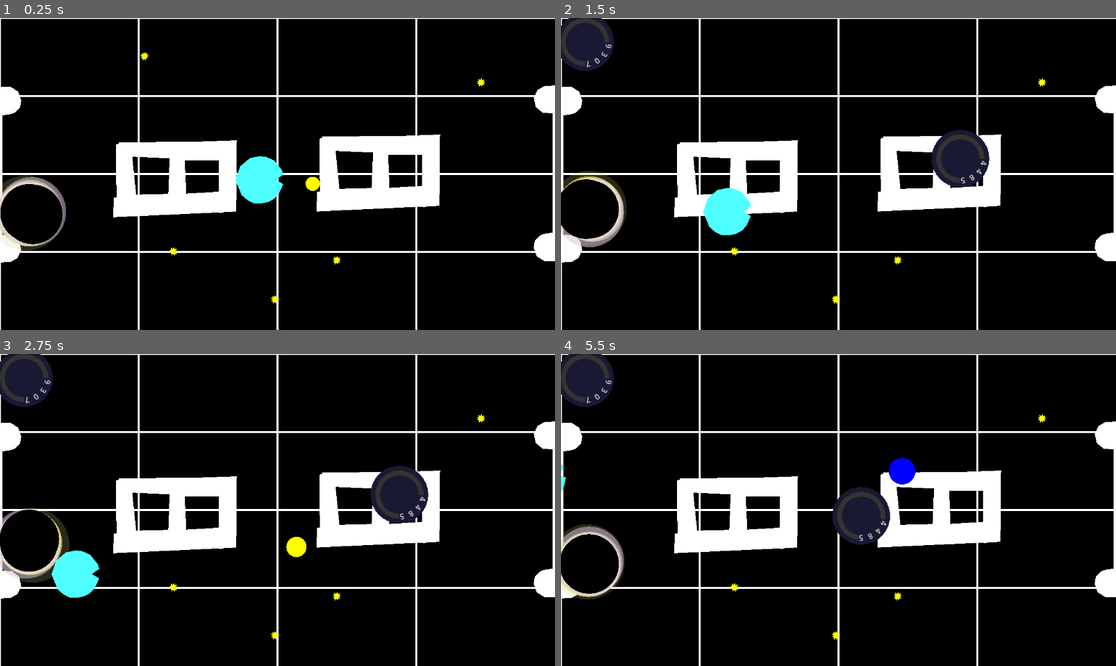
Above: before the commit, frames 1-4 (two rows, left to right).
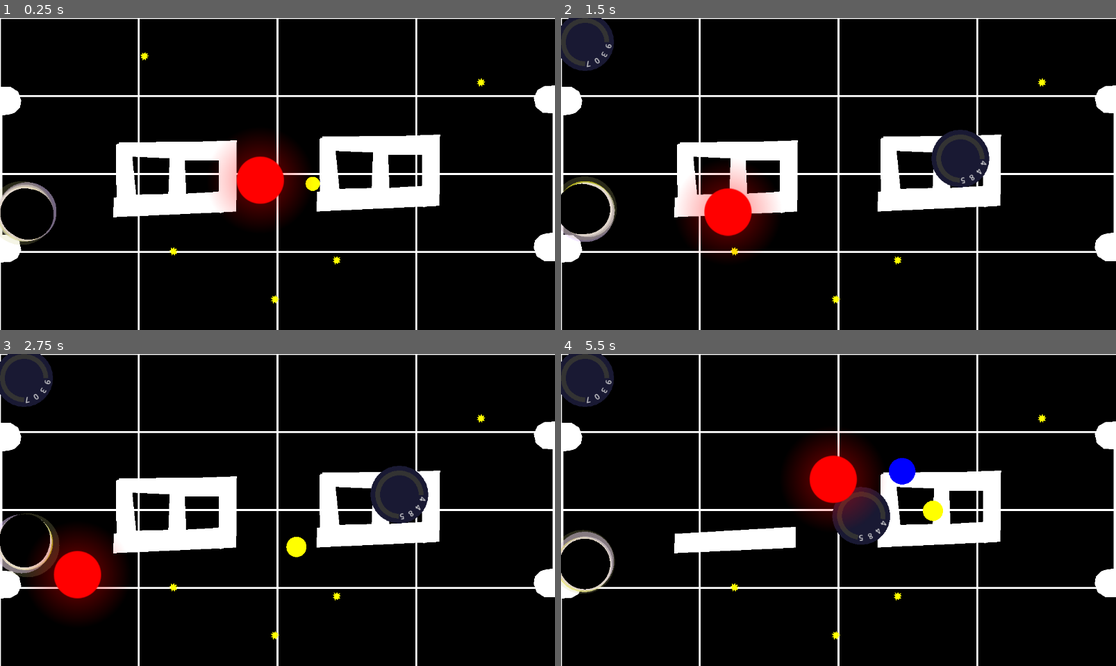
Above: after the commit, the same moments.

Repository: nuitsdesbassins2025/display-engine
Game: Godot game, scene res://Scenes/dogeball.tscn
Same seed, same stepped clock (60 frames per second), same inputs: the game is played once before the commit and once after it.
Inputs (mouse positions are in pixels of both pictures, inside the frame that each line leads up to):
- Up to frame 1 (0.25 s): no input
- Up to frame 2 (1.5 s): tap Enter at 0.5 s; move the mouse to (960, 158) at 0.52 s; hold D 0.53-1.28 s; tap Z at 0.6 s; click (960, 158) at 0.67 s; move the mouse to (727, 189) at 1.27 s; hold S from 1.28 s (still down); tap E at 1.35 s
- Up to frame 3 (2.75 s): move the mouse to (333, 441) at 2.02 s; release S at 2.03 s; hold D from 2.03 s (still down); tap R at 2.1 s
- Up to frame 4 (5.5 s): move the mouse to (810, 572) at 2.77 s; tap one key every 0.75 s from 2.85 s: T F G H; click (810, 572) at 2.92 s; move the mouse to (1005, 556) at 3.52 s; release D at 3.53 s; hold A 3.53-5.03 s; move the mouse to (672, 463) at 4.27 s; move the mouse to (866, 510) at 5.02 s; hold S from 5.03 s (still down); click (866, 510) at 5.17 s

The runs differ from the first frame. In frame 1, 4.3% of the frame differs, in the area x 0-55%, y 38-75%; in frame 2, 4.5%; in frame 3, 4.0%; in frame 4, 6.8%, in the area x 0-69%, y 26-79%.

Commit message:
lost_control_endgame

Diff:
--- a/entities/balle/balle.gd
+++ b/entities/balle/balle.gd
@@ -22,6 +22,14 @@
 var original_collision_mask: int
 var original_collision_layer: int
 
+@export var ball_color: Color = Color(1, 0, 0)
+@export var ball_size: float = 50.0
+@export_range(1, 10) var ball_intensity: int = 5
+
+var circle_texture: ImageTexture
+var halo_texture: ImageTexture
+
+
 
 func _ready():
 	add_to_group("attractable")
@@ -32,6 +40,8 @@
 	original_collision_layer = collision_layer
 
 	z_index = 100
+	generate_textures()
+	queue_redraw()
 
 func _set_random_velocity():
 	var speed = randf_range(min_speed, max_speed)
@@ -167,17 +177,11 @@
 		_on_ball_bounce("back_wall")
 
 	if body.is_in_group("players"):
-		# Désactiver le RigidBody avant le rebond
-		#freeze = true
-		#collision_mask = 0
 		var player_key = body.player_key
-
 		_on_ball_bounce(player_key)
-
 
 		if body.client_id != "":
 			print("client_id")
-
 			T.emit_player_event(body.client_id, "player_ball")
 
 			var my_data2 = {
@@ -196,3 +200,120 @@
 
 	if body.is_in_group("poteaux"):
 		print("poteaux", body.name)
+
+
+
+func _draw():
+	# Dessiner le halo en premier (en dessous)
+	if halo_texture:
+		draw_texture(halo_texture, -halo_texture.get_size() / 2)
+
+	# Dessiner le cercle principal
+	if circle_texture:
+		draw_texture(circle_texture, -circle_texture.get_size() / 2)
+
+func generate_textures():
+	circle_texture = generate_circle_texture(ball_size, ball_color)
+	halo_texture = generate_halo_texture(ball_size * 1.5, ball_color, ball_intensity)
+
+func generate_circle_texture(size: float, color: Color) -> ImageTexture:
+	var image = Image.create(int(size * 2), int(size * 2), false, Image.FORMAT_RGBA8)
+	var center = Vector2(size, size)
+
+	for x in range(image.get_width()):
+		for y in range(image.get_height()):
+			var pos = Vector2(x, y)
+			var distance = pos.distance_to(center)
+
+			if distance <= size:
+				var alpha = 1.0
+				if distance > size - 2:
+					alpha = (size - distance) / 2.0
+
+				image.set_pixel(x, y, Color(color.r, color.g, color.b, alpha))
+
+	return ImageTexture.create_from_image(image)
+
+func generate_halo_texture(size: float, color: Color, intensity: int) -> ImageTexture:
+	var halo_size = size * (1.0 + intensity * 0.1)
+	var image = Image.create(int(halo_size * 2), int(halo_size * 2), false, Image.FORMAT_RGBA8)
+	var center = Vector2(halo_size, halo_size)
+
+	for x in range(image.get_width()):
+		for y in range(image.get_height()):
+			var pos = Vector2(x, y)
+			var distance = pos.distance_to(center)
+			var max_radius = halo_size
+
+			if distance <= max_radius:
+				var normalized_dist = distance / max_radius
+				var alpha = (1.0 - normalized_dist) * (intensity * 0.1)
+				alpha = clamp(alpha, 0, 0.8)
+
+				image.set_pixel(x, y, Color(color.r, color.g, color.b, alpha))
+
+	return ImageTexture.create_from_image(image)
+
+# Fonction pour régler l'intensité du halo (permanent)
+func set_ball_intensity(intensity: int):
+	ball_intensity = clamp(intensity, 1, 10)
+	generate_textures()
+	queue_redraw()
+
+# Fonction pour déclencher un effet visuel court
+func ball_effect():
+	# Animation d'échelle (pulse)
+	var original_scale = scale
+	var tween = create_tween()
+	tween.set_parallel(true)
+
+	# Effet de pulse
+	tween.tween_property(self, "scale", original_scale * 1.3, 0.1)
+	tween.tween_property(self, "scale", original_scale, 0.3).set_delay(0.1)
+
+	# Effet de luminosité
+	var original_modulate = modulate
+	tween.tween_property(self, "modulate", original_modulate * 2.0, 0.1)
+	tween.tween_property(self, "modulate", original_modulate, 0.3).set_delay(0.1)
+
+	# Effet de halo temporaire (plus intense pendant l'effet)
+	var original_intensity = ball_intensity
+	set_ball_intensity(10)  # Intensité maximale pendant l'effet
+
+	# Retour à l'intensité originale après l'effet
+	await get_tree().create_timer(0.4).timeout
+	set_ball_intensity(original_intensity)
+
+# Fonction pour changer la couleur
+func set_ball_color(new_color: Color):
+	ball_color = new_color
+	generate_textures()
+	queue_redraw()
+
+# Fonction pour changer la taille
+func set_ball_size(new_size: float):
+	ball_size = new_size
+	generate_textures()
+	queue_redraw()
+
+# Optionnel: Effet spécial avec paramètres
+func ball_effect_custom(duration: float = 0.4, pulse_scale: float = 1.3, brightness: float = 2.0):
+	var original_scale = scale
+	var original_modulate = modulate
+	var original_intensity = ball_intensity
+
+	var tween = create_tween()
+	tween.set_parallel(true)
+
+	# Pulse
+	tween.tween_property(self, "scale", original_scale * pulse_scale, duration * 0.25)
+	tween.tween_property(self, "scale", original_scale, duration * 0.75).set_delay(duration * 0.25)
+
+	# Luminosité
+	tween.tween_property(self, "modulate", original_modulate * brightness, duration * 0.25)
+	tween.tween_property(self, "modulate", original_modulate, duration * 0.75).set_delay(duration * 0.25)
+
+	# Halo intensifié
+	set_ball_intensity(10)
+	await get_tree().create_timer(duration).timeout
+	set_ball_intensity(original_intensity)
--- a/entities/balle/balle.tscn
+++ b/entities/balle/balle.tscn
@@ -19,8 +19,10 @@
 shape = SubResource("CircleShape2D_2ir51")
 
 [node name="Polygon2D" type="Polygon2D" parent="."]
+visible = false
+position = Vector2(0, -0.4)
 color = Color(0.309804, 1, 1, 1)
-polygon = PackedVector2Array(-0.4, -49.6, 13.8, -47.6, 29.8, -40, 45.4, -20.4, 48.2, -11.2, 32.8, -0.4, 48, 8.8, 38.8, 29, 30, 38.8, 16.4, 46.2, 2.6, 48.8, -12.6, 48.6, -26.2, 42, -38.2, 31.6, -51, 0.6, -41.4, -28.2, -21.2, -45.4)
+polygon = PackedVector2Array(-0.4, -49.6, 13.8, -47.6, 29.8, -40, 45.4, -20.4, 48.2, -11.2, 50.2176, -3.9513, 48, 8.8, 38.8, 29, 30, 38.8, 16.4, 46.2, 2.6, 48.8, -12.6, 48.6, -26.2, 42, -38.2, 31.6, -51, 0.6, -41.4, -28.2, -21.2, -45.4)
 
 [node name="Area2D" type="Area2D" parent="."]
 
--- a/entities/black_hole/black_hole.gd
+++ b/entities/black_hole/black_hole.gd
@@ -2,7 +2,7 @@
 
 # Configuration
 @export var initial_radius: float = 50.0
-@export var growth_per_object: float = 5.0
+@export var growth_per_object: float = 0.50
 @export var influence_radius: float = 300.0
 @export var attraction_force: float = 200.0
 @export var rotation_speed: float = 20.0
@@ -80,7 +80,7 @@
 			grow_blackhole()
 		global_position = get_viewport().get_visible_rect().size / 2
 
-	if objects_absorbed > 400 and scene_reset :
+	if objects_absorbed > 1000 and scene_reset :
 		scene_reset=false
 		get_tree().create_timer(10.0).timeout.connect(
 			func():
@@ -198,7 +198,8 @@
 
 	NetworkManager.transfer_datas("evenement", my_data)
 
-	if (objects_absorbed > 100) :
+	if (objects_absorbed > 1000) :
+		T.emit_godot_event("lost_control_endgame")
 		lost_control = true
 
 
@@ -208,8 +209,8 @@
 	objects_absorbed += 1
 	var grow = objects_absorbed * growth_per_object
 
-	if objects_absorbed > 100 :
-		grow = 100 * growth_per_object + (objects_absorbed-100)*growth_per_object/8
+	if objects_absorbed > 1000 :
+		grow = 1000 * growth_per_object + (objects_absorbed-1000)*growth_per_object/8
 
 	current_radius = initial_radius + grow
 
--- a/main/tools.gd
+++ b/main/tools.gd
@@ -28,3 +28,11 @@
 		}
 	}
 	NetworkManager.transfer_datas("info",my_datas)
+
+func emit_godot_event(event_type:String,event_datas:Dictionary={}):
+	var my_data = {
+	"event_type": event_type,
+	"event_datas":event_datas
+	}
+
+	NetworkManager.transfer_datas("evenement", my_data)
